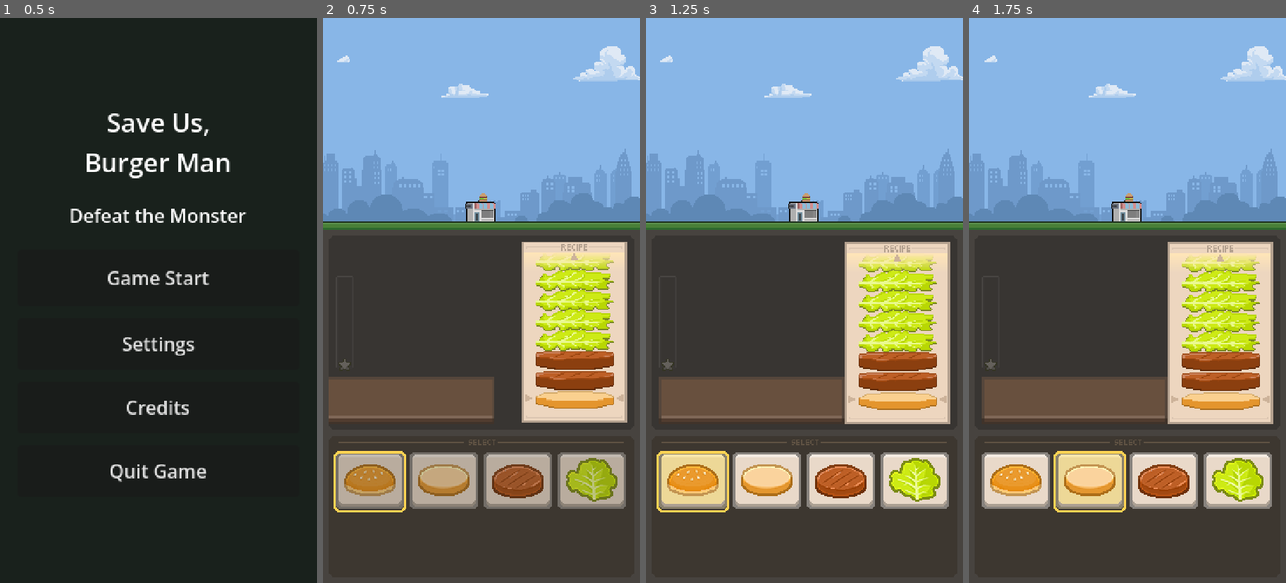
Above: before the commit, frames 1-4 (left to right).
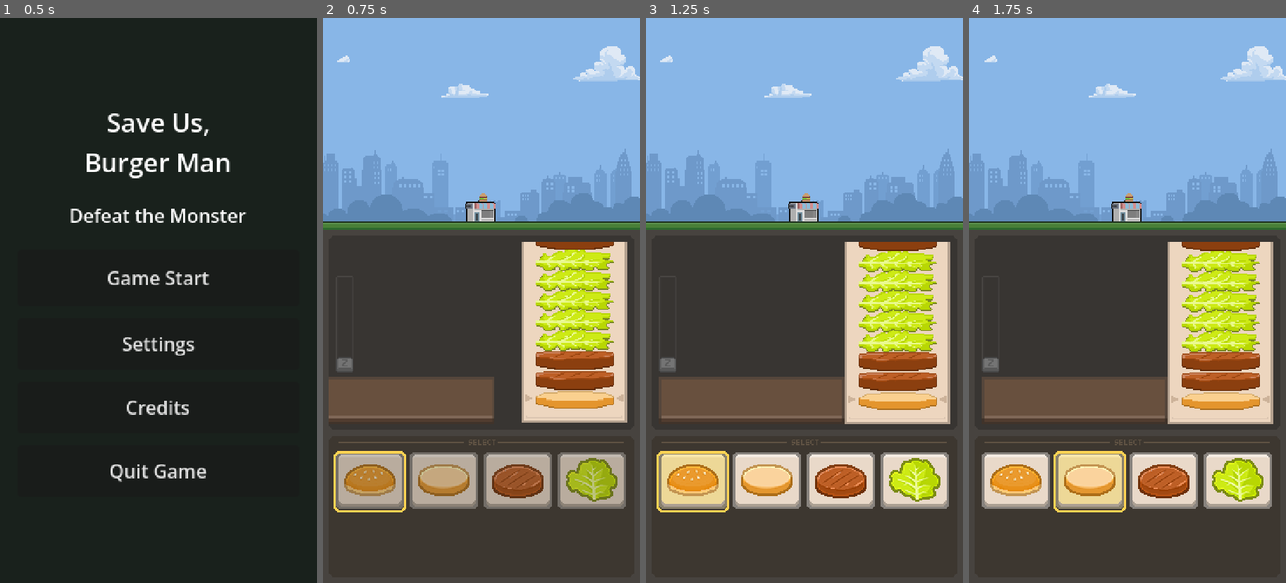
Above: after the commit, the same moments.

Repository: TO4D/save-us-burger-man
Game: Godot game, scene res://scenes/Main.tscn
Two runs of this game, one before a commit and one after it. Both use one fixed random seed, a clock stepped at 60 frames per second and the inputs below.
Inputs:
- Up to frame 1 (0.5 s): no input
- Up to frame 2 (0.75 s): click "Game Start" at 0.5 s
- Up to frame 3 (1.25 s): no input
- Up to frame 4 (1.75 s): tap Enter at 1.25 s; hold Right from 1.28 s (still down); tap Z at 1.35 s

Frame 1 is identical in both runs. In frame 2, 1.0% of the frame differs, in the area x 4-96%, y 39-63%; in frame 3, 1.1%; in frame 4, 1.1%.

Commit message:
[수정] 레시피 완료 표시와 필살기 게이지 아이콘 정리

Diff:
--- a/resources/vfx/recipe_clip_fade.gdshader
+++ /dev/null
@@ -1,8 +0,0 @@
-shader_type canvas_item;
-
-uniform vec4 fade_color : source_color = vec4(1.0, 0.9, 0.72, 1.0);
-
-void fragment() {
-	float alpha = 1.0 - UV.y;
-	COLOR = vec4(fade_color.rgb, fade_color.a * alpha);
-}
--- a/scenes/components/RecipePreview.gd
+++ b/scenes/components/RecipePreview.gd
@@ -12,16 +12,11 @@
 @export var indicator_shake_offset: float = 3.0
 @export var indicator_shake_step_duration: float = 0.04
 @export var completed_ingredient_modulate: Color = Color(1, 1, 1, 0.5)
-@export var complete_stamp_size: Vector2 = Vector2(88.0, 88.0)
+@export var complete_modulate_alpha: float = 0.8
 @export var sliding_window_start_step: int = 4
-@export var clip_fade_height: float = 16.0
-@export var clip_fade_color: Color = Color(1.0, 0.9, 0.72, 1.0)
 
 @onready var background: NinePatchRect = $RecipeDisplayBackground
-@onready var items_clip: Control = $ItemsClip
-@onready var items_root: Control = $ItemsClip/ItemsRoot
-@onready var complete_stamp: TextureRect = $ItemsClip/ItemsRoot/CompleteStamp
-@onready var top_fade: ColorRect = $TopFade
+@onready var items_root: Control = $ItemsRoot
 
 var recipe: Recipe = null
 var ingredients_visible: bool = true
@@ -29,7 +24,6 @@
 var visible_height: float = 0.0
 var _indicator_root: Control = null
 var _indicator_shake_tween: Tween = null
-var _complete_stamp_tween: Tween = null
 
 
 func _ready() -> void:
@@ -39,11 +33,13 @@
 
 func set_recipe(value: Recipe) -> void:
 	recipe = value
+	active_step = -1
 	_render_recipe()
 
 
 func clear_recipe() -> void:
 	recipe = null
+	active_step = -1
 	_render_recipe()
 
 
@@ -89,16 +85,13 @@
 	_indicator_root = null
 
 	for child in items_root.get_children():
-		if child != complete_stamp:
-			child.queue_free()
+		child.queue_free()
 
 	if recipe == null or recipe.ingredients.is_empty():
 		custom_minimum_size = Vector2.ZERO
 		size = Vector2.ZERO
 		background.visible = false
-		items_clip.size = Vector2.ZERO
-		top_fade.visible = false
-		_set_complete_stamp_visible(false, Vector2.ZERO)
+		modulate.a = 1.0
 		return
 
 	var ingredient_count := recipe.ingredients.size()
@@ -111,25 +104,15 @@
 		content_size.x + background_padding.x * 2.0,
 		content_size.y + background_padding.y * 2.0
 	)
-	var display_size := _get_display_size(total_size)
 
-	custom_minimum_size = display_size
-	size = display_size
+	custom_minimum_size = total_size
+	size = total_size
 	background.visible = true
 	background.position = Vector2.ZERO
-	background.size = display_size
-	var indicator_clip_margin := _get_indicator_clip_margin()
-	items_clip.position = Vector2(
-		maxf(background_padding.x - indicator_clip_margin, 0.0),
-		background_padding.y
-	)
-	items_clip.size = _get_items_clip_size(display_size, items_clip.position.x, indicator_clip_margin)
-	items_root.position = Vector2(
-		background_padding.x - items_clip.position.x,
-		_get_content_layout_offset(total_size, display_size) + _get_sliding_window_offset(total_size, step_y)
-	)
+	background.size = total_size
+	modulate.a = complete_modulate_alpha if active_step >= ingredient_count else 1.0
+	items_root.position = Vector2(background_padding.x, background_padding.y + _get_sliding_window_offset(total_size, step_y))
 	items_root.size = content_size
-	_update_top_fade(total_size, display_size)
 
 	for i in range(ingredient_count):
 		var ingredient: Ingredient = recipe.ingredients[i]
@@ -148,48 +131,6 @@
 
 		if i == active_step:
 			_add_indicators(icon_position)
-
-	_set_complete_stamp_visible(active_step >= ingredient_count, content_size)
-
-
-func _get_display_size(total_size: Vector2) -> Vector2:
-	if visible_height <= 0.0:
-		return total_size
-
-	return Vector2(total_size.x, minf(total_size.y, visible_height))
-
-
-func _get_items_clip_size(display_size: Vector2, clip_position_x: float, indicator_clip_margin: float) -> Vector2:
-	return Vector2(
-		minf(
-			icon_size.x + indicator_clip_margin * 2.0,
-			maxf(display_size.x - clip_position_x, 0.0)
-		),
-		maxf(display_size.y - background_padding.y * 2.0, 0.0)
-	)
-
-
-func _get_indicator_clip_margin() -> float:
-	return indicator_size.x + indicator_gap
-
-
-func _get_content_layout_offset(total_size: Vector2, display_size: Vector2) -> float:
-	return display_size.y - total_size.y
-
-
-func _update_top_fade(total_size: Vector2, display_size: Vector2) -> void:
-	var has_clipped_content := total_size.y > display_size.y
-	var has_content_above_clip := items_root.position.y < 0.0
-	top_fade.visible = has_clipped_content and has_content_above_clip and clip_fade_height > 0.0
-	if not top_fade.visible:
-		return
-
-	top_fade.position = items_clip.position
-	top_fade.size = Vector2(items_clip.size.x, minf(clip_fade_height, items_clip.size.y))
-
-	var shader_material := top_fade.material as ShaderMaterial
-	if shader_material != null:
-		shader_material.set_shader_parameter("fade_color", clip_fade_color)
 
 
 func _get_sliding_window_offset(total_size: Vector2, step_y: float) -> float:
@@ -234,29 +175,3 @@
 	indicator.stretch_mode = TextureRect.STRETCH_KEEP_ASPECT_CENTERED
 	indicator.mouse_filter = Control.MOUSE_FILTER_IGNORE
 	return indicator
-
-
-func _set_complete_stamp_visible(value: bool, content_size: Vector2) -> void:
-	complete_stamp.custom_minimum_size = complete_stamp_size
-	complete_stamp.size = complete_stamp_size
-	complete_stamp.position = (content_size - complete_stamp_size) * 0.5
-	complete_stamp.pivot_offset = complete_stamp_size * 0.5
-	items_root.move_child(complete_stamp, items_root.get_child_count() - 1)
-
-	if complete_stamp.visible == value:
-		return
-
-	if _complete_stamp_tween != null and _complete_stamp_tween.is_valid():
-		_complete_stamp_tween.kill()
-	_complete_stamp_tween = null
-
-	complete_stamp.visible = value
-	if value:
-		complete_stamp.scale = Vector2(1.25, 1.25)
-		complete_stamp.modulate.a = 0.0
-		_complete_stamp_tween = create_tween().set_parallel(true)
-		_complete_stamp_tween.tween_property(complete_stamp, "scale", Vector2.ONE, 0.14).set_trans(Tween.TRANS_BACK).set_ease(Tween.EASE_OUT)
-		_complete_stamp_tween.tween_property(complete_stamp, "modulate:a", 1.0, 0.08)
-	else:
-		complete_stamp.scale = Vector2.ONE
-		complete_stamp.modulate.a = 1.0
--- a/scenes/components/RecipePreview.tscn
+++ b/scenes/components/RecipePreview.tscn
@@ -2,13 +2,6 @@
 
 [ext_resource type="Script" uid="uid://cvxjv7k40fn34" path="res://scenes/components/RecipePreview.gd" id="1"]
 [ext_resource type="Texture2D" uid="uid://c7rnia6e18gyl" path="res://assets/sprites/cook/recipe.png" id="2_fqe5q"]
-[ext_resource type="Texture2D" uid="uid://bhabav8fkl6in" path="res://assets/sprites/ui/result_ok.png" id="3_fqe5q"]
-[ext_resource type="Shader" uid="uid://1isrbwn2isgq" path="res://resources/vfx/recipe_clip_fade.gdshader" id="4_fqe5q"]
-[ext_resource type="Texture2D" uid="uid://cm4gtco6cmuqu" path="res://assets/sprites/ui/indicator.png" id="5_1xi8y"]
-
-[sub_resource type="ShaderMaterial" id="ShaderMaterial_fqe5q"]
-shader = ExtResource("4_fqe5q")
-shader_parameter/fade_color = Color(1, 0.9, 0.72, 1)
 
 [node name="RecipePreview" type="Control" unique_id=525001118]
 custom_minimum_size = Vector2(90, 100)
@@ -17,7 +10,6 @@
 mouse_filter = 2
 script = ExtResource("1")
 background_padding = Vector2(10, 10)
-complete_stamp_size = Vector2(74, 74)
 
 [node name="RecipeDisplayBackground" type="NinePatchRect" parent="." unique_id=1198540343]
 layout_mode = 1
@@ -32,47 +24,10 @@
 patch_margin_right = 6
 patch_margin_bottom = 6
 
-[node name="ItemsClip" type="Control" parent="." unique_id=1607591787]
-clip_contents = true
+[node name="ItemsRoot" type="Control" parent="." unique_id=1386305090]
 anchors_preset = 0
-offset_left = 10.0
-offset_top = 10.0
-offset_right = 80.0
-offset_bottom = 90.0
+offset_left = 6.0
+offset_top = 6.0
+offset_right = 84.0
+offset_bottom = 94.0
 mouse_filter = 2
-
-[node name="ItemsRoot" type="Control" parent="ItemsClip" unique_id=1386305090]
-anchors_preset = 0
-offset_right = 70.0
-offset_bottom = 80.0
-mouse_filter = 2
-
-[node name="CompleteStamp" type="TextureRect" parent="ItemsClip/ItemsRoot" unique_id=523047499]
-layout_mode = 1
-offset_right = 42.0
-offset_bottom = 42.0
-mouse_filter = 2
-texture = ExtResource("3_fqe5q")
-stretch_mode = 5
-
-[node name="TopFade" type="ColorRect" parent="." unique_id=1858578737]
-material = SubResource("ShaderMaterial_fqe5q")
-layout_mode = 0
-offset_left = 10.0
-offset_top = 10.0
-offset_right = 80.0
-offset_bottom = 26.0
-mouse_filter = 2
-
-[node name="TextureRect" type="TextureRect" parent="TopFade" unique_id=156740244]
-layout_mode = 1
-anchors_preset = 5
-anchor_left = 0.5
-anchor_right = 0.5
-offset_left = -4.0
-offset_right = 4.0
-offset_bottom = 8.0
-grow_horizontal = 2
-rotation = -1.5707964
-pivot_offset = Vector2(4, 4)
-texture = ExtResource("5_1xi8y")
--- a/scenes/components/UltimateBell.tscn
+++ b/scenes/components/UltimateBell.tscn
@@ -2,8 +2,9 @@
 
 [ext_resource type="Script" uid="uid://bymkpapka0ms7" path="res://scenes/components/UltimateBell.gd" id="1_l2x7o"]
 [ext_resource type="Texture2D" uid="uid://kx528lpg0lkh" path="res://assets/sprites/cook/gauge-fill.png" id="2_fill"]
+[ext_resource type="Texture2D" uid="uid://bhtv5g1rur5t2" path="res://assets/sprites/cook/gauge-key-empty.png" id="2_yawjp"]
 [ext_resource type="Texture2D" uid="uid://d2k7sdgm3oluo" path="res://assets/sprites/cook/gauge-frame.png" id="3_frame"]
-[ext_resource type="Texture2D" uid="uid://cfp3vys6e60tm" path="res://assets/sprites/cook/gauge-star-empty.png" id="4_star_empty"]
+[ext_resource type="Texture2D" uid="uid://bfxy3lqikxx31" path="res://assets/sprites/cook/gauge-key-fill.png" id="3_prt6i"]
 
 [node name="UltimateBell" type="Button" unique_id=384873118]
 custom_minimum_size = Vector2(17, 81)
@@ -13,6 +14,8 @@
 mouse_default_cursor_shape = 2
 flat = true
 script = ExtResource("1_l2x7o")
+empty_icon_texture = ExtResource("2_yawjp")
+ready_icon_texture = ExtResource("3_prt6i")
 
 [node name="Glow" type="ColorRect" parent="." unique_id=1001365805]
 visible = false
@@ -20,12 +23,12 @@
 layout_mode = 1
 anchors_preset = -1
 anchor_right = 1.0
-anchor_bottom = 0.98800004
-offset_bottom = -0.027999878
+anchor_bottom = 1.0370001
+offset_bottom = 0.002998352
 grow_horizontal = 2
 grow_vertical = 2
 mouse_filter = 2
-color = Color(1, 0.91933334, 0.56, 1)
+color = Color(1, 0.8753333, 0.32, 1)
 
 [node name="GaugeProgress" type="TextureProgressBar" parent="." unique_id=883407539]
 layout_mode = 1
@@ -74,4 +77,4 @@
 grow_horizontal = 2
 grow_vertical = 2
 mouse_filter = 2
-texture = ExtResource("4_star_empty")
+texture = ExtResource("2_yawjp")
--- a/scenes/panels/OrderPanel.tscn
+++ b/scenes/panels/OrderPanel.tscn
@@ -11,8 +11,9 @@
 [ext_resource type="PackedScene" uid="uid://dcyr7651s66f" path="res://scenes/components/IngredientSlot.tscn" id="7_slot"]
 [ext_resource type="Script" uid="uid://b20bp6pi5tbgd" path="res://scenes/components/IngredientSlotGrid.gd" id="8_grid"]
 [ext_resource type="PackedScene" uid="uid://cx4wtpu6m3qdr" path="res://scenes/components/MultiOrder.tscn" id="9_multi"]
+[ext_resource type="Texture2D" uid="uid://825eunnjjb62" path="res://assets/sprites/cook/result_perfect_noback.png" id="10_t7gr7"]
 [ext_resource type="PackedScene" uid="uid://ch1nxmlssyr2g" path="res://scenes/components/UltimateOverlay.tscn" id="10_ult_overlay"]
-[ext_resource type="Texture2D" uid="uid://c4ygqskfjim15" path="res://assets/sprites/ui/result_perfect.png" id="14_perfect"]
+[ext_resource type="Texture2D" uid="uid://dh28ng4xxwk8g" path="res://assets/sprites/cook/result_good_noback.png" id="11_t7gr7"]
 [ext_resource type="Texture2D" uid="uid://dbsxpj7ft5qqc" path="res://assets/sprites/store/light_on.png" id="15_l4fm3"]
 [ext_resource type="PackedScene" uid="uid://c37hgp1q5ourt" path="res://scenes/components/PlateStackScene.tscn" id="16_plate_stack"]
 [ext_resource type="PackedScene" uid="uid://cacit4jsxeo4r" path="res://scenes/components/MonsterUltimateOverlay.tscn" id="17_monster_ult_overlay"]
@@ -177,17 +178,17 @@
 offset_bottom = 299.0
 
 [node name="ResultRank" type="Control" parent="." unique_id=1902987360]
-visible = false
 z_index = 21
 layout_mode = 1
-anchor_left = 0.335
-anchor_top = 0.551
-anchor_right = 0.335
-anchor_bottom = 0.551
-offset_left = -84.450005
-offset_top = -79.48001
-offset_right = 15.549995
-offset_bottom = -49.48001
+anchors_preset = 8
+anchor_left = 0.5
+anchor_top = 0.5
+anchor_right = 0.5
+anchor_bottom = 0.5
+offset_left = -50.0
+offset_top = 10.0
+offset_right = 50.0
+offset_bottom = 40.0
 grow_horizontal = 2
 grow_vertical = 2
 mouse_filter = 2
@@ -200,8 +201,18 @@
 grow_horizontal = 2
 grow_vertical = 2
 mouse_filter = 2
-texture = ExtResource("14_perfect")
-expand_mode = 1
+texture = ExtResource("10_t7gr7")
+stretch_mode = 5
+
+[node name="Good" type="TextureRect" parent="ResultRank" unique_id=1486547921]
+layout_mode = 1
+anchors_preset = 15
+anchor_right = 1.0
+anchor_bottom = 1.0
+grow_horizontal = 2
+grow_vertical = 2
+mouse_filter = 2
+texture = ExtResource("11_t7gr7")
 stretch_mode = 5
 
 [node name="BlackoutOverlay" type="ColorRect" parent="." unique_id=1651185138]
--- a/scenes/panels/orderPanel.gd
+++ b/scenes/panels/orderPanel.gd
@@ -4,7 +4,6 @@
 
 const READY_OVERLAY_SECONDS := 2.0
 const GO_OVERLAY_SECONDS := 0.6
-const RESULT_RANK_DISPLAY_SECONDS := 0.55
 const SCREEN_SHAKE_STEP_DURATION := 0.04
 const COMPLETED_BURGER_DISPLAY_SECONDS := 0.2
 const DOMA_SLIDE_SECONDS := 0.15
@@ -42,8 +41,6 @@
 const BLACKOUT_WARNING_STEP_SECONDS := 0.2
 const BLACKOUT_WARNING_PAUSE_SECONDS := 0.6
 
-@export var show_perfect_result := false
-
 enum Phase { IDLE, CUSTOMER_ENTERING, PLAYING, SERVING, CUSTOMER_EXITING, COMPLETE }
 
 var current_phase: Phase = Phase.IDLE
@@ -91,6 +88,7 @@
 @onready var ingredient_slots: IngredientSlotGrid = $IngredientSlots
 @onready var result_rank: Control = $ResultRank
 @onready var result_perfect: TextureRect = $ResultRank/Perfect
+@onready var result_good: TextureRect = $ResultRank/Good
 @onready var blackout_overlay: ColorRect = $BlackoutOverlay
 @onready var combo_counter: ComboCounter = $ComboCounter
 @onready var foreground_slot: TextureRect = $Foreground_slot
@@ -515,14 +513,9 @@
 	tween.tween_callback(flash.queue_free)
 
 
-func _show_result_rank() -> void:
-	if not show_perfect_result:
-		return
-
-	if mistake_count > 0:
-		return
-
-	result_perfect.visible = true
+func _show_result_rank(is_perfect: bool) -> void:
+	result_perfect.visible = is_perfect
+	result_good.visible = not is_perfect
 
 	if result_rank_tween != null and result_rank_tween.is_valid():
 		result_rank_tween.kill()
@@ -536,18 +529,14 @@
 	result_rank_tween.tween_property(result_rank, "modulate:a", 1.0, 0.08)
 
 
-func _play_recipe_completion_feedback(token: int) -> void:
-	if current_recipe_index + 1 < recipes.size() or mistake_count > 0:
+func _play_recipe_completion_feedback(_token: int) -> void:
+	if current_recipe_index + 1 < recipes.size():
 		AudioManager.play_sfx(AudioManager.Sfx.ORDER_SUCCESS)
 		return
 
-	AudioManager.play_sfx(AudioManager.Sfx.ORDER_SUCCESS_PERFECT)
-	if show_perfect_result:
-		_show_result_rank()
-		await get_tree().create_timer(RESULT_RANK_DISPLAY_SECONDS).timeout
-		if token != round_token:
-			return
-		_hide_result_rank()
+	var completion_was_perfect := mistake_count == 0
+	AudioManager.play_sfx(AudioManager.Sfx.ORDER_SUCCESS_PERFECT if completion_was_perfect else AudioManager.Sfx.ORDER_SUCCESS)
+	_show_result_rank(completion_was_perfect)
 
 
 func _hide_result_rank() -> void:
@@ -562,6 +551,7 @@
 
 func _hide_result_rank_images() -> void:
 	result_perfect.visible = false
+	result_good.visible = false
 
 
 func _on_ultimate_triggered() -> void:
Not shown, added: assets/audio/sfx/ultimate_charge.ogg.import
Binary file added: assets/sprites/cook/gauge-key-empty.png
Not shown, added: assets/sprites/cook/gauge-key-empty.png.import
Binary file added: assets/sprites/cook/gauge-key-fill.png
Not shown, added: assets/sprites/cook/gauge-key-fill.png.import
Binary file added: assets/sprites/cook/recipe_complete.png
Not shown, added: assets/sprites/cook/recipe_complete.png.import
Binary file added: assets/sprites/cook/recipe_complete_icon.png
Not shown, added: assets/sprites/cook/recipe_complete_icon.png.import
Binary file added: assets/sprites/cook/result_good.png
Not shown, added: assets/sprites/cook/result_good.png.import
Binary file added: assets/sprites/cook/result_good_noback.png
(and 7 more such lines)
